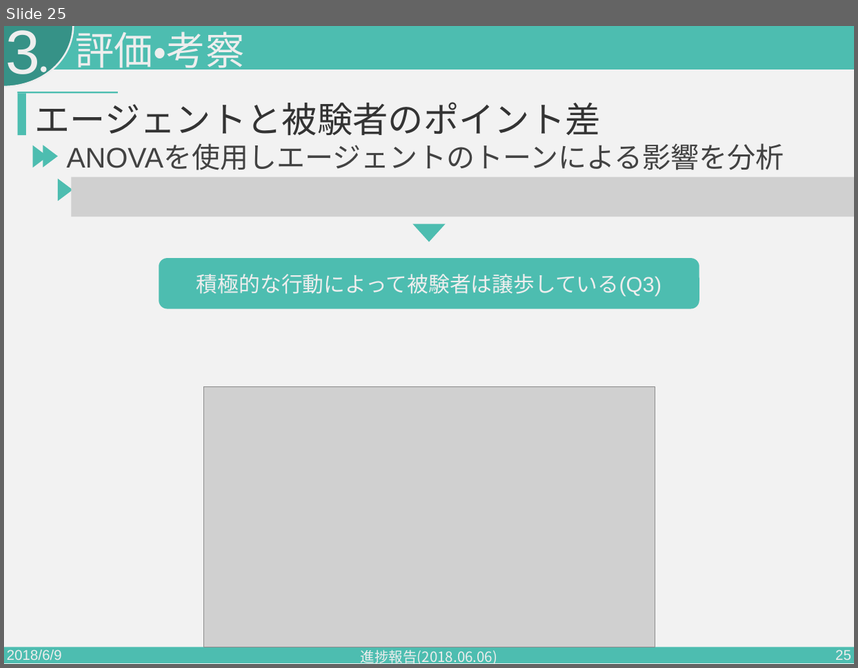
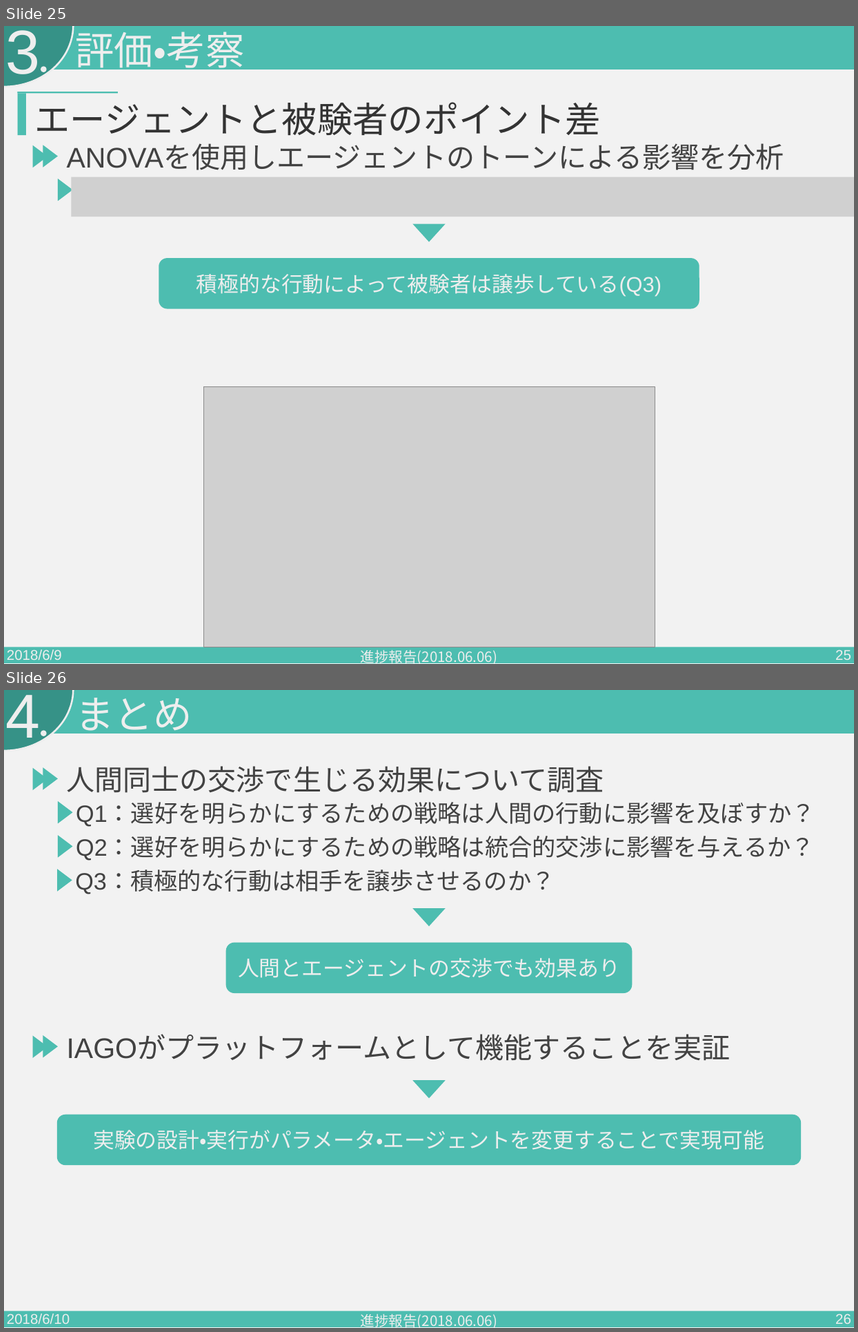
Before and after one commit to PajamaDrive/presentation, a slide deck: presentation_2nd.pptx. Shown one above the other, each under a label of ours: slide 25 before the commit, slides 25 and 26 after it. The pictures are 858x668 and 858x1332 pixels, drawn with LibreOffice and Linux fonts; fonts in the diff are those of the drawing; grey boxes stand for pictures. Boxes give left, top, right and bottom in pixels: in the first picture for what was removed or moved away, otherwise in the second. Text is boxed around its words. In the diff, an @@ line names an element or a change of style, - is before the commit and + after.

```diff
--- a/presentation_2nd.pptx
+++ b/presentation_2nd.pptx
@@ slide 26 added at (x1=4, y1=690, x2=854, y2=1328), background #F2F2F2; not listed: 4 template elements that a slide beside it also shows @@
@@ text added at (x1=6, y1=695, x2=41, y2=749), 105 pt, text #EEEEEE @@
+4
@@ text added at (x1=76, y1=698, x2=192, y2=739), 66 pt, text #EEEEEE @@
+まとめ
@@ triangle added at (x1=33, y1=768, x2=47, y2=790), fill #4DBDB0 @@
@@ triangle added at (x1=43, y1=767, x2=58, y2=790), fill #4DBDB0 @@
@@ text added at (x1=67, y1=766, x2=604, y2=793), 48 pt, text #424242 @@
+人間同士の交渉で生じる効果について調査
@@ triangle added at (x1=58, y1=801, x2=73, y2=823), fill #4DBDB0 @@
@@ text added at (x1=76, y1=802, x2=815, y2=826), 40 pt, text #424242 @@
+Q1：選好を明らかにするための戦略は人間の行動に影響を及ぼすか？
@@ triangle added at (x1=58, y1=835, x2=73, y2=858), fill #4DBDB0 @@
@@ text added at (x1=76, y1=836, x2=814, y2=860), 40 pt, text #424242 @@
+Q2：選好を明らかにするための戦略は統合的交渉に影響を与えるか？
@@ triangle added at (x1=57, y1=869, x2=72, y2=891), fill #4DBDB0 @@
@@ text added at (x1=75, y1=870, x2=555, y2=894), 40 pt, text #424242 @@
+Q3：積極的な行動は相手を譲歩させるのか？
@@ triangle added at (x1=413, y1=908, x2=446, y2=926), fill #4DBDB0 @@
@@ rounded rectangle added at (x1=226, y1=943, x2=632, y2=993), fill #4DBDB0, 36 pt, text #EEEEEE @@
+人間とエージェントの交渉でも効果あり
@@ triangle added at (x1=33, y1=1035, x2=47, y2=1058), fill #4DBDB0 @@
@@ triangle added at (x1=43, y1=1035, x2=58, y2=1058), fill #4DBDB0 @@
@@ text added at (x1=67, y1=1036, x2=731, y2=1061), 48 pt, text #424242 @@
+IAGOがプラットフォームとして機能することを実証
@@ triangle added at (x1=413, y1=1080, x2=446, y2=1098), fill #4DBDB0 @@
@@ rounded rectangle added at (x1=57, y1=1114, x2=802, y2=1165), fill #4DBDB0, 36 pt, text #EEEEEE @@
+実験の設計・実行がパラメータ・エージェントを変更することで実現可能
@@ text added at (x1=7, y1=1313, x2=70, y2=1323), 24 pt, text #EEEEEE @@
+2018/6/10
@@ text added at (x1=361, y1=1314, x2=498, y2=1328), 24 pt, text #EEEEEE @@
+進捗報告(2018.06.06)
@@ page number added at (x1=835, y1=1313, x2=851, y2=1323), 24 pt, text #EEEEEE @@
+26
```
Also in this commit, not shown: 25 slides changed, 1 other slide added.
